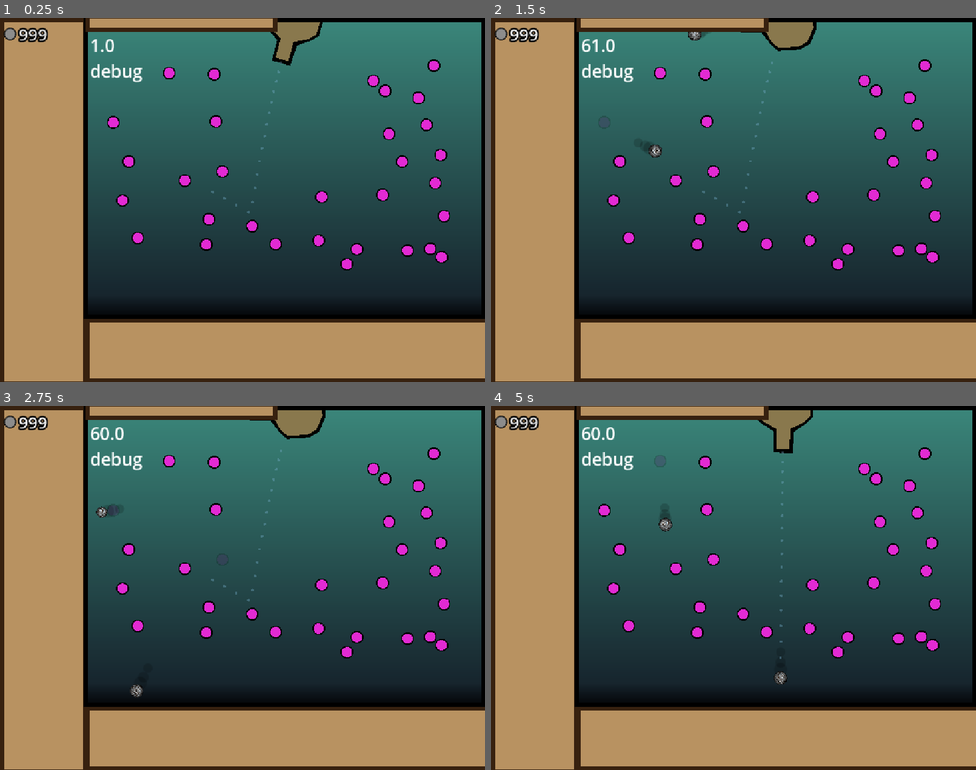
Above: before the commit, frames 1-4 (two rows, left to right).
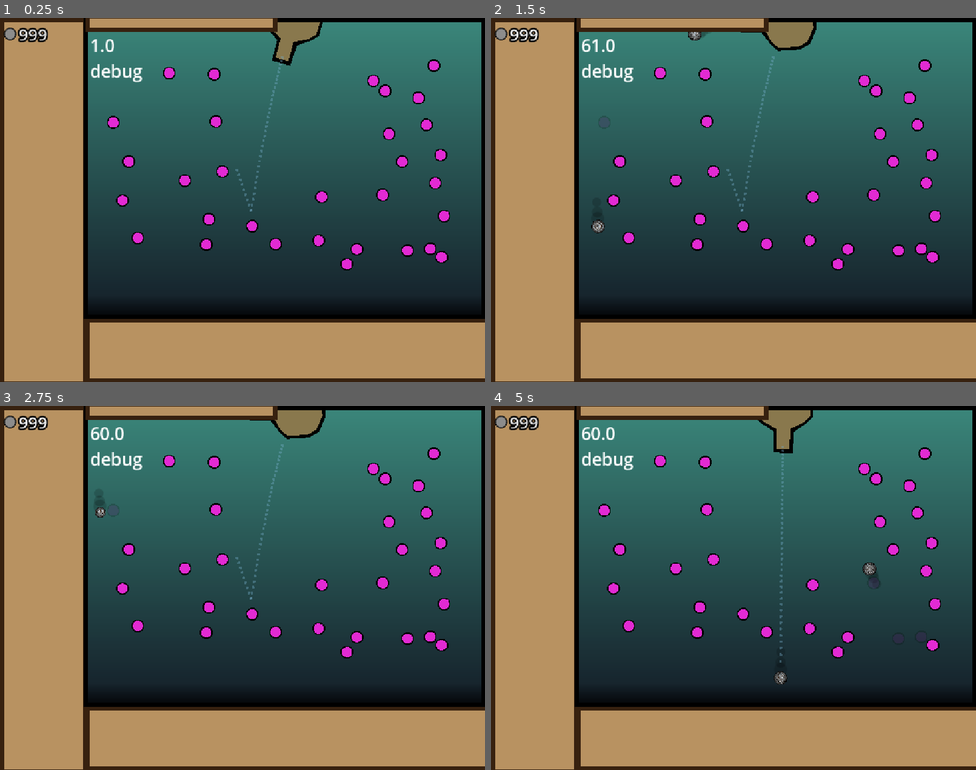
Above: after the commit, the same moments.

Repository: AugustTaub/plonki-deluxe
Game: Godot game, scene res://scenes/main.tscn
The game is run twice, just before and just after one commit, with the same random seed, the same clock (stepped at 60 frames per second) and the same inputs.
Inputs (mouse positions are in pixels of both pictures, inside the frame that each line leads up to):
- Up to frame 1 (0.25 s): no input
- Up to frame 2 (1.5 s): click "999" at 0.5 s; click "999" at 1.25 s
- Up to frame 3 (2.75 s): click "999" at 2 s
- Up to frame 4 (5 s): tap Enter (ui_accept) at 2.75, 3.02, 3.77 s; move the mouse to (617, 446) at 2.77 s; click (617, 446) at 2.85 s; move the mouse to (636, 606) at 3.52 s; click (636, 606) at 3.6 s; move the mouse to (782, 507) at 4.27 s; click (782, 507) at 4.35 s

The runs differ from the first frame. In frame 1, 0.1% of the frame differs, in the area x 43-59%, y 10-54%; in frame 2, 0.3%; in frame 3, 0.4%; in frame 4, 0.6%, in the area x 33-90%, y 11-71%.

Commit message:
better peg collision logic

Diff:
--- a/scripts/global_scripts/ball_manager.gd
+++ b/scripts/global_scripts/ball_manager.gd
@@ -49,7 +49,7 @@
 var delta_timer: float = 0
 var mouse_has_moved_this_frame: bool = false
 var last_frame_mouse_pos: Vector2 = Vector2.ZERO
-var sim_ball_point_distribution: int = 5
+var sim_ball_point_distribution: int = 2
 
 
 func _ready():
@@ -207,44 +207,47 @@
 
 
 func run_coll_check(ball: BallData, move_vec: Vector2, space_state: PhysicsDirectSpaceState2D) -> Dictionary:
-	var hit_normals: Array[Vector2] = []
-	var hit_points: Array[Vector2] = []
 	var hit_pegs: Array[Node2D] = []
+
+	# Track the absolute closest hit from our parallel sweeps
+	var closest_hit_dist: float = INF
+	var closest_hit_point: Vector2 = Vector2.ZERO
+	var hit_something: bool = false
+	var has_hit_peg: bool = false
+
+	var closest_collider: Node2D
 
 	var ray_rot = move_vec.angle() - (PI/2)
 
 	var query = PhysicsRayQueryParameters2D.new()
 	query.collide_with_areas = true
 
-
 	# more rays for bigger balls, so pegs cant go inbetween rays
 	# its still really buggy for anything bigger than 32 though
-
 	if ball.radius >= 20 and ball.radius <= 40: #big ball
-		ball.ray_offsets= [
-		Vector2(-ball.radius, 0), # Left
-		Vector2(-ball.radius/2.0, 0), # Left
-		Vector2(0, ball.radius),  # Center
-		Vector2(ball.radius/2.0, 0),   # Right
-		Vector2(ball.radius, 0)   # Right
+		ball.ray_offsets = [
+			Vector2(-ball.radius, 0), # Left
+			Vector2(-ball.radius/2.0, 0), # Left
+			Vector2(0, ball.radius),  # Center
+			Vector2(ball.radius/2.0, 0),   # Right
+			Vector2(ball.radius, 0)   # Right
 		]
 	elif ball.radius > 40: #huuuge ball
-		ball.ray_offsets= [
-		Vector2(-ball.radius, 0), # Left
-		Vector2(-ball.radius*(1.0/3.0), 0), # Left
-		Vector2(-ball.radius*(2.0/3.0), 0), # Left
-		Vector2(0, ball.radius),  # Center
-		Vector2(ball.radius*(1.0/3.0), 0),   # Right
-		Vector2(ball.radius*(2.0/3.0), 0),   # Right
-		Vector2(ball.radius, 0)   # Right
+		ball.ray_offsets = [
+			Vector2(-ball.radius, 0), # Left
+			Vector2(-ball.radius*(1.0/3.0), 0), # Left
+			Vector2(-ball.radius*(2.0/3.0), 0), # Left
+			Vector2(0, ball.radius),  # Center
+			Vector2(ball.radius*(1.0/3.0), 0),   # Right
+			Vector2(ball.radius*(2.0/3.0), 0),   # Right
+			Vector2(ball.radius, 0)   # Right
 		]
 	else: #normal ball
-		ball.ray_offsets= [
-		Vector2(-ball.radius, 0), # Left
-		Vector2(0, ball.radius),  # Center
-		Vector2(ball.radius, 0)   # Right
+		ball.ray_offsets = [
+			Vector2(-ball.radius, 0), # Left
+			Vector2(0, ball.radius),  # Center
+			Vector2(ball.radius, 0)   # Right
 		]
-
 
 	for offset in ball.ray_offsets:
 		# Rotate offset to match movement direction
@@ -258,29 +261,47 @@
 		var result = space_state.intersect_ray(query)
 
 		if result:
-			hit_normals.append(result.normal)
-			hit_points.append(result.position)
+			hit_something = true
+
+			var dist = ball.pos.distance_squared_to(result.position)
+			if dist < closest_hit_dist:
+				closest_hit_dist = dist
+				closest_hit_point = result.position
 
 			var collider: Area2D = result.collider
+			closest_collider = collider
 			if collider is DestructiblePeg and not hit_pegs.has(collider):
 				hit_pegs.append(collider)
+				has_hit_peg = true
 
 			if collider.is_in_group("ball_kill"):
 				ball.active = false
 
-
-	if hit_normals.is_empty():
+	if not hit_something:
 		return {"is_valid": false}
 
-	# Calculate Averages
-	var avg_normal = Vector2.ZERO
-	for n in hit_normals: avg_normal += n
-	avg_normal = (avg_normal / hit_normals.size()).normalized()
-
-	var closest_hit_point = hit_points[0] # Simplified for performance: just grab the first or average
-
-	# Bouncing Math
-	var bounce_vec = move_vec.bounce(avg_normal).normalized()
+
+	# different logic here because the first approach only works for small colliders with simple shapes (pegs)
+	if has_hit_peg:
+		# Cast  ray from the ball center to the found collider
+		query.from = ball.pos
+		query.to = closest_collider.global_position
+	else:
+		var dir_to_hit = ball.pos.direction_to(closest_hit_point)
+		query.from = ball.pos
+		query.to = closest_hit_point + (dir_to_hit * 2.0)
+
+	var final_result = space_state.intersect_ray(query)
+	var target_normal = Vector2.ZERO
+
+	if final_result:
+		target_normal = final_result.normal
+		closest_hit_point = final_result.position
+	else:
+		# Fallback normal
+		target_normal = -move_vec.normalized()
+
+	var bounce_vec = move_vec.bounce(target_normal).normalized()
 	var dif_to_vel = bounce_vec.distance_to(ball.vel.normalized())
 
 	if dif_to_vel < slipperiness:
@@ -288,8 +309,8 @@
 			return {"is_valid": false}
 
 		ball.is_sliding = true
-		var slide_velocity = ball.vel - avg_normal * ball.vel.dot(avg_normal)
-		slide_velocity += avg_normal * (50000.0 / max(ball.vel.length(), 1.0))
+		var slide_velocity = ball.vel - target_normal * ball.vel.dot(target_normal)
+		slide_velocity += target_normal * (50000.0 / max(ball.vel.length(), 1.0))
 
 		if not ball.simulated:
 			queue_pegs_for_destruction(hit_pegs)
